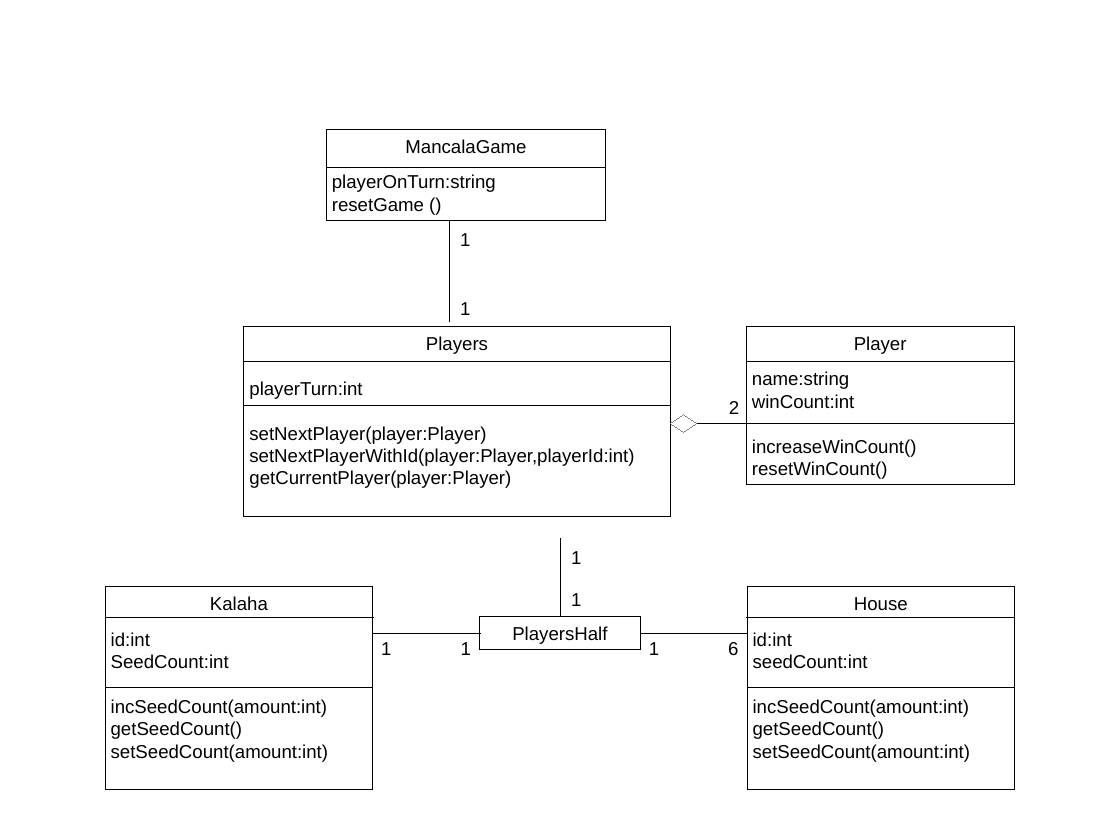
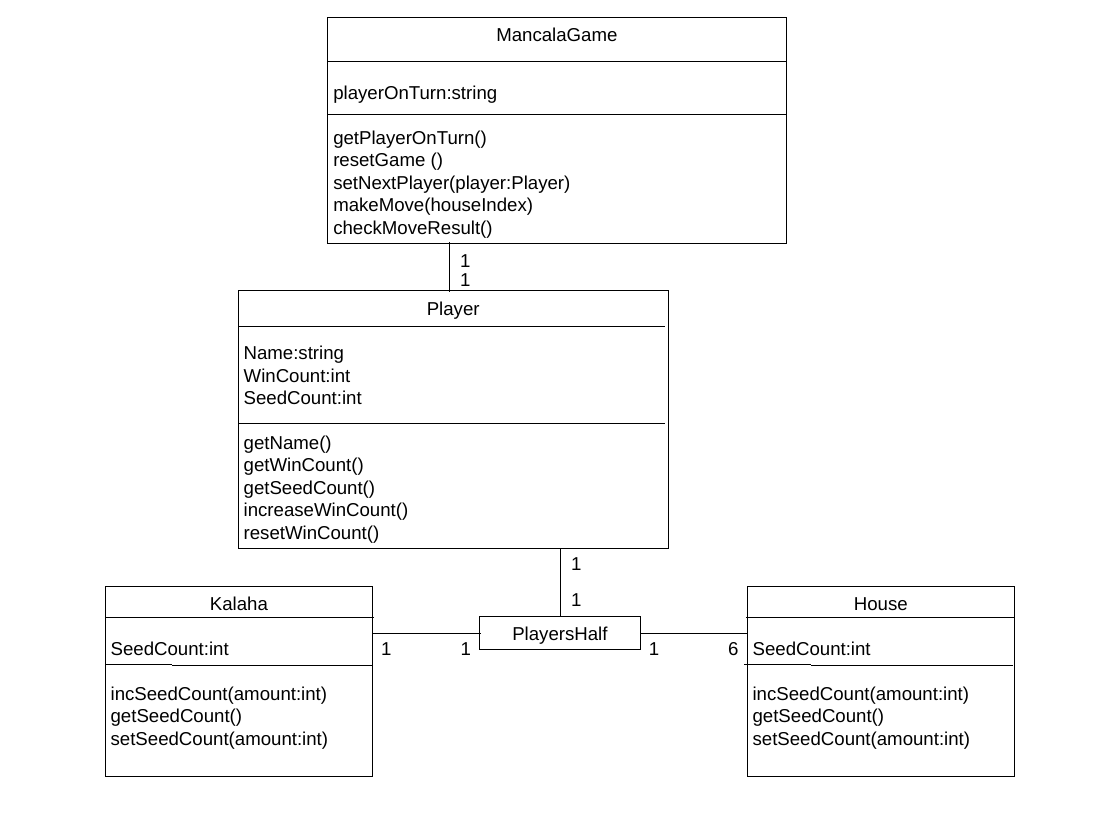
Before and after one commit to maxwuestehube/xmlpraktikum, a slide deck: slide 1 of mancala/4_xquery/Klassendiagramm.odp. Drawn at 1120x840 pixels with LibreOffice and Linux fonts; fonts in the diff are those of the drawing. Boxes give left, top, right and bottom in pixels: in the first picture for what was removed or moved away, otherwise in the second. Text is boxed around its words. In the diff, an @@ line names an element or a change of style, - is before the commit and + after.

```diff
--- a/mancala/4_xquery/Klassendiagramm.odp
+++ b/mancala/4_xquery/Klassendiagramm.odp
@@ rectangle "MancalaGame": place and size @@
-rectangle "MancalaGame" at (326, 129, 606, 221)
+rectangle "MancalaGame" at (328, 18, 786, 244)
@@ line moved from (326, 168) - (606, 168) to (328, 62) - (786, 62) @@
@@ line moved from (244, 362) - (670, 362) to (328, 114) - (786, 114) @@
@@ text in rectangle at (333, 130, 487, 148): paragraph added @@
+getPlayerOnTurn()
@@ text in rectangle at (333, 175, 570, 238): paragraphs added @@
+setNextPlayer(player:Player)
+makeMove(houseIndex)
+checkMoveResult()
@@ line moved from (450, 321) - (450, 221) to (450, 291) - (450, 243) @@
@@ text "1": place and size @@
-text "1" at (460, 233, 470, 246)
+text "1" at (460, 254, 470, 267)
@@ text "1": place and size @@
-text "1" at (460, 302, 470, 315)
+text "1" at (460, 273, 470, 286)
@@ rectangle "Player": place and size @@
-rectangle "Player" at (244, 326, 671, 516)
+rectangle "Player" at (239, 291, 669, 549)
@@ line moved from (244, 405) - (670, 405) to (239, 326) - (664, 326) @@
@@ text in rectangle at (244, 301, 480, 543): text changed @@
-Players
-playerTurn:int
-setNextPlayer(player:Player)
-setNextPlayerWithId(player:Player,playerId:int)
-getCurrentPlayer(player:Player)
+Player
+Name:string
+WinCount:int
+SeedCount:int
+getName()
+getWinCount()
+getSeedCount()
+increaseWinCount()
+resetWinCount()
@@ rectangle removed at (746, 326, 1014, 485) @@
-Player
-name:string
-winCount:int
-increaseWinCount()
-resetWinCount()
@@ line removed from (746, 362) to (1015, 362) @@
@@ diamond removed at (670, 414, 697, 432) @@
@@ text removed at (729, 401, 739, 414) @@
-2
@@ line added from (239, 423) to (664, 423), #000000 0 pt @@
@@ line removed from (697, 423) to (746, 423) @@
@@ line removed from (746, 423) to (1015, 423) @@
@@ line moved from (560, 616) - (560, 539) to (560, 616) - (560, 548) @@
@@ text "1": place and size @@
-text "1" at (571, 551, 581, 564)
+text "1" at (571, 557, 581, 570)
@@ rectangle "Kalaha": place and size @@
-rectangle "Kalaha" at (105, 587, 373, 791)
+rectangle "Kalaha" at (105, 587, 373, 777)
@@ rectangle "House": place and size @@
-rectangle "House" at (747, 587, 1015, 791)
+rectangle "House" at (747, 587, 1015, 777)
@@ text in rectangle at (111, 632, 150, 646): paragraph removed @@
-id:int
@@ text in rectangle at (753, 641, 871, 656): text changed @@
-id:int
-seedCount:int
+SeedCount:int
@@ line moved from (105, 688) - (373, 688) to (105, 665) - (373, 665) @@
@@ line moved from (747, 688) - (1015, 688) to (744, 665) - (1012, 665) @@
```
Also in this commit, not shown: 1 other file.
